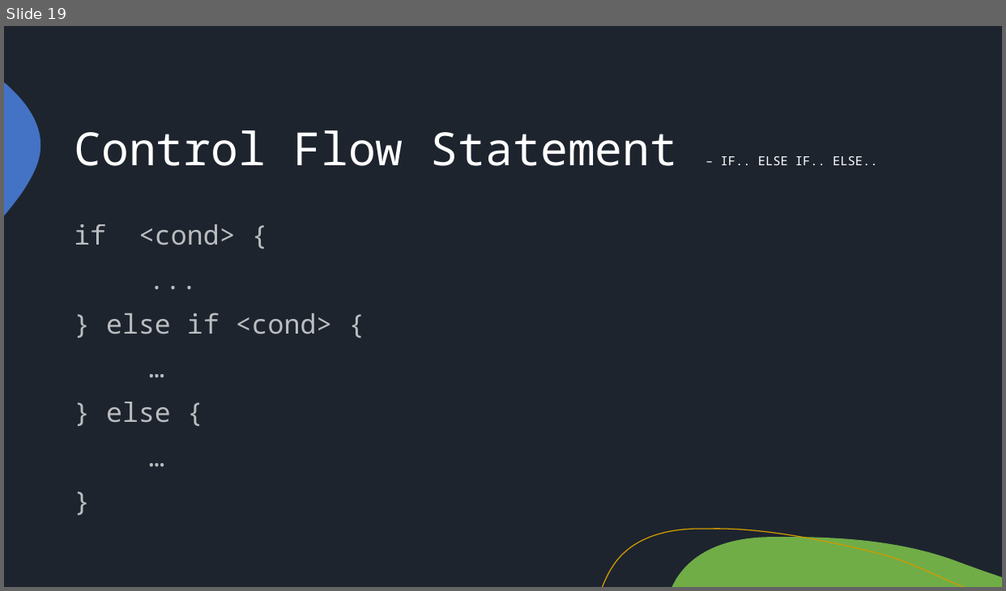
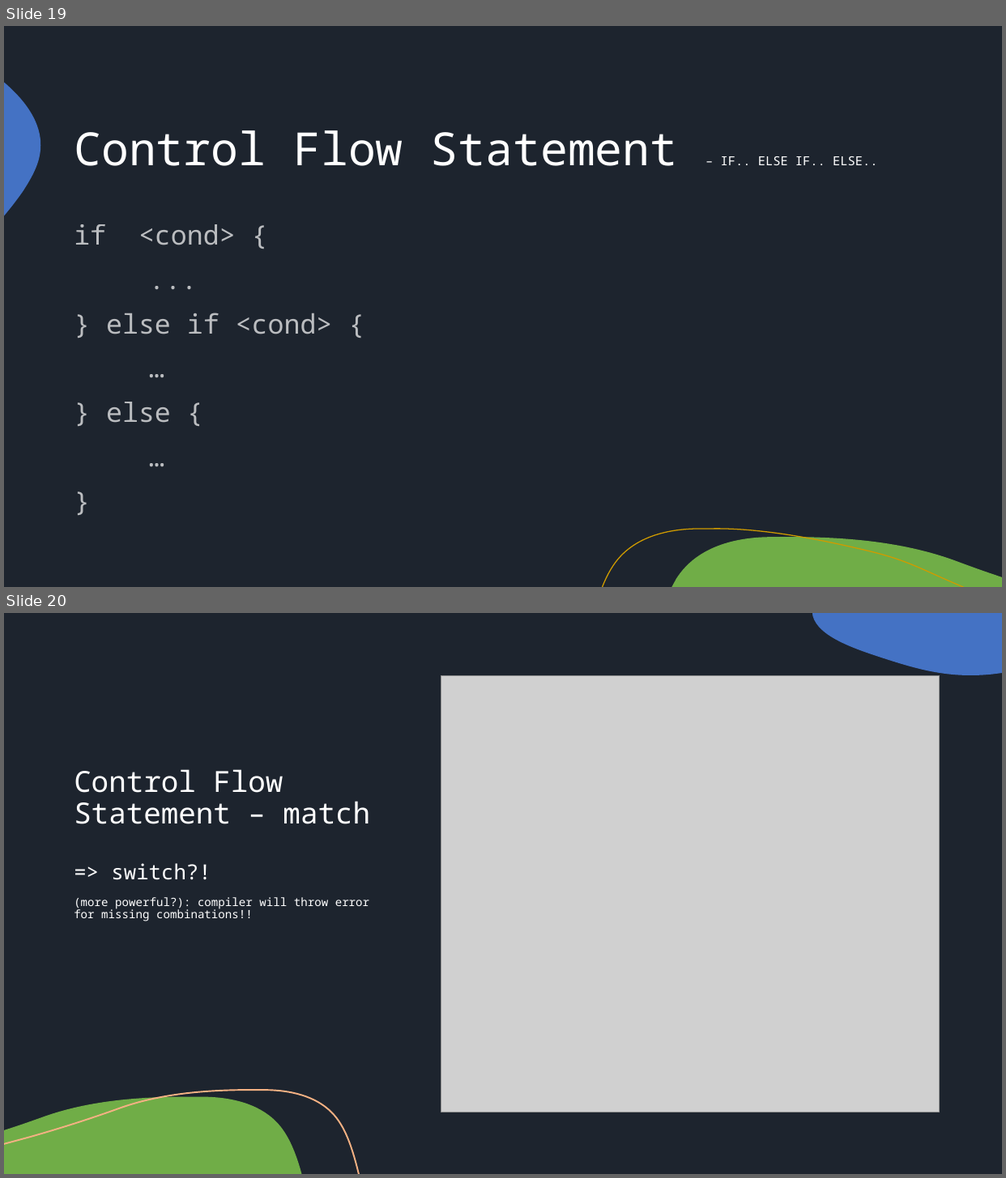
Before and after one commit to sakthishanmugam02/rust-lang, a slide deck: rust-lang.pptx. Shown one above the other, each under a label of ours: slide 19 before the commit, slides 19 and 20 after it. The pictures are 1006x591 and 1006x1178 pixels, drawn with LibreOffice and Linux fonts; fonts in the diff are those of the drawing; grey boxes stand for pictures. Boxes give left, top, right and bottom in pixels: in the first picture for what was removed or moved away, otherwise in the second. Text is boxed around its words. In the diff, an @@ line names an element or a change of style, - is before the commit and + after.

```diff
--- a/rust-lang.pptx
+++ b/rust-lang.pptx
@@ slide 20 added at <box>4,613,1002,1174</box>, background #1D242E @@
@@ rectangle added at <box>4,613,1002,1174</box>, fill #1D242E @@
@@ freeform shape added at <box>812,613,1002,675</box>, fill #4472C4 @@
@@ freeform shape added at <box>4,669,40,803</box>, fill #4472C4 @@
@@ picture added at <box>441,675,940,1112</box> @@
@@ title added at <box>74,769,370,922</box>, 11 pt, text #FFFFFF @@
+Control Flow Statement – match
+=> switch?!
+(more powerful?): compiler will throw error for missing combinations!!
@@ freeform shape added at <box>4,1097,302,1174</box>, fill #70AD47 @@
@@ freeform shape added at <box>4,1091,359,1174</box>, outline #F4B183 1.5 pt @@
@@ freeform shape added at <box>602,1116,964,1174</box>, outline #CF9B00 1 pt @@
@@ freeform shape added at <box>671,1124,1002,1174</box>, fill #70AD47 @@
```
Also in this commit, not shown: 3 other slides added, 59 other files.
